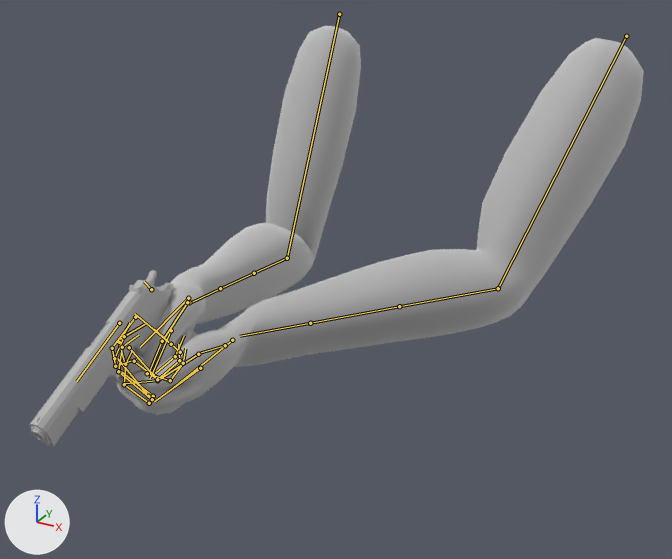
A saved change to the Blender file Breakout From Ackers/Assets/Animations/M1911/M1911 Equip.blend.
One viewpoint serves both versions: a camera (50 mm lens) standing at (0.562, -1.491, 0.232) and looking at (-0.013, -0.445, -0.291). Arrows for +X, +Y and +Z are at lower left; the lights stay in place. Both versions are drawn at frame 1 of the action 'Equip'; the numbers are the values there. The bones that bend it are drawn over the model as lines.

Names of what the first picture shows: 'Body', 'CasingExit', 'Hammer.001', 'Slider.001', 'Trigger', 'hand_left', 'hand_right'.
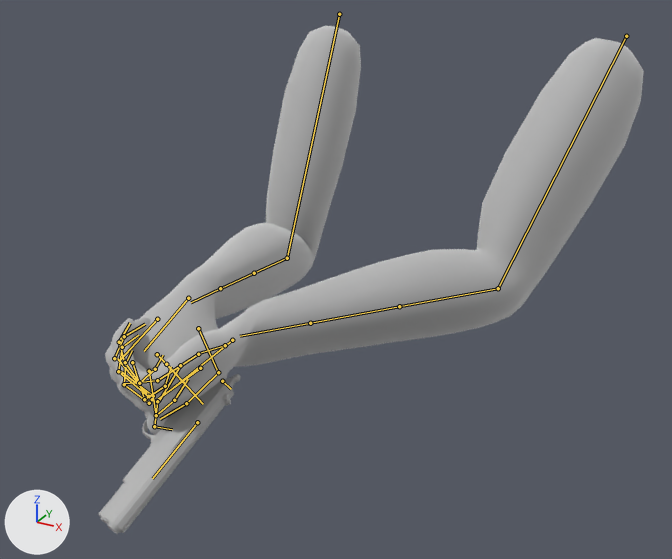
Changed parts and their boxes (x1, y1, x2, y2) in the pictures (672 x 559 px):
```json
{"object": "hand_right", "change": "posed", "before": [116, 26, 361, 374], "after": [130, 26, 361, 435], "on screen": "17% taller"}
{"object": "Slider.001", "change": "posed", "before": [29, 280, 162, 447], "after": [98, 378, 234, 533], "on screen": "7% shorter"}
{"object": "Body", "change": "posed", "before": [31, 283, 198, 440], "after": [107, 399, 195, 534]}
{"object": "CasingExit", "change": "posed", "before": [90, 322, 110, 348], "after": [172, 426, 200, 457]}
{"object": "Hammer.001", "change": "posed", "before": [144, 270, 157, 285], "after": [224, 374, 240, 390]}
{"object": "Trigger", "change": "posed", "before": [127, 348, 136, 354], "after": [167, 412, 172, 419]}
{"bone": "Hand_R", "before": "(188, 298) to (140, 347)", "after": "(188, 298) to (144, 351)"}
```

The change, as JSON lines over the scene's bpy script:
```json
{"block": "bone_hand_r", "where": "bone_hand_r = bpy.data.objects['FPS Arms'].pose.bones['Hand_R']  # child of 'Lowerarm3_R'"}
{"op": "set", "path": "bone_hand_r.rotation_quaternion", "old": "(0.89, -0.25, 0.346, -0.16)", "new": "(0.884, -0.304, -0.345, 0.088)", "note": "degrees (-41, 32, -33) -> degrees (-46, -34, 26)"}
```
